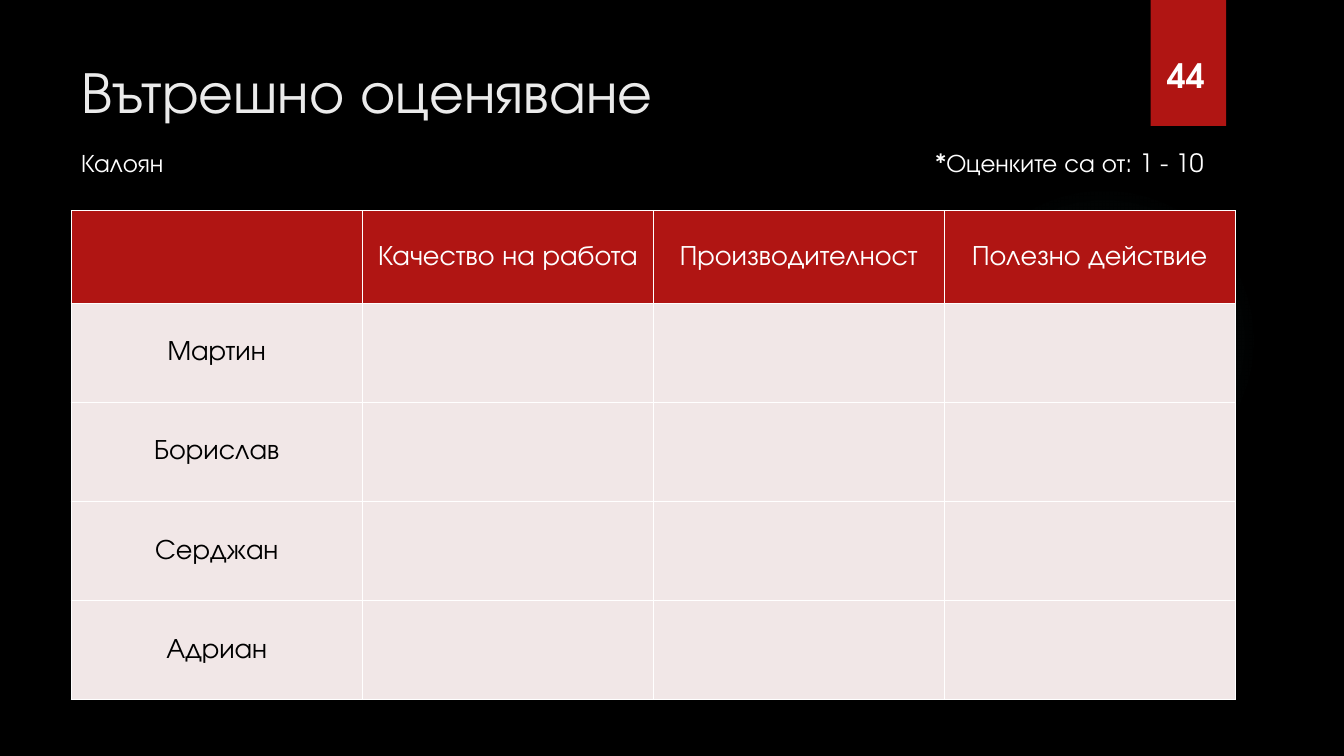
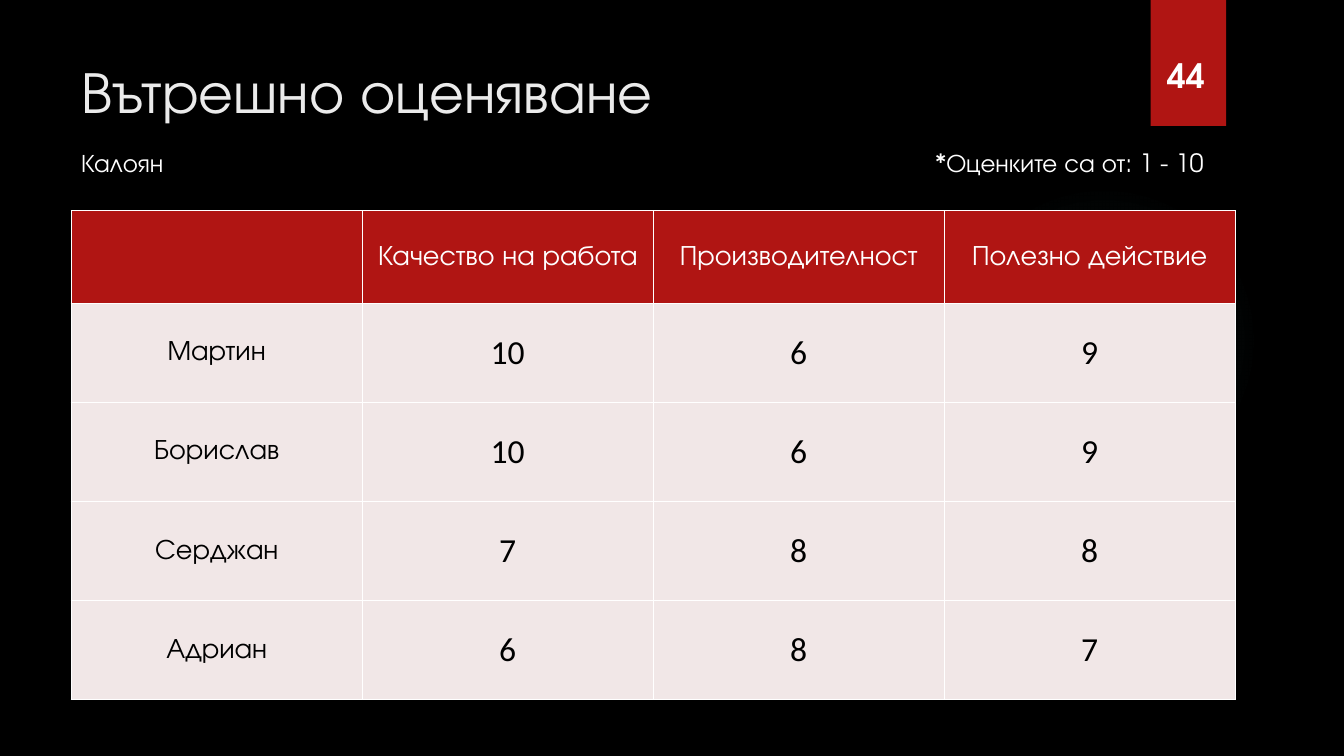
Before and after one commit to fahmiprasetya/PSS, a slide deck: slide 61 of I1/Current_Working_Directory/PSS ZA6TITA/ABM Presentation.pptx (slide 55 before the commit). Drawn at 1344x756 pixels with LibreOffice and Linux fonts; fonts in the diff are those of the drawing; background and template pictures are left out. Boxes give left, top, right and bottom in pixels: in the first picture for what was removed or moved away, otherwise in the second. Text is boxed around its words. In the diff, an @@ line names an element or a change of style, - is before the commit and + after.

```diff
--- a/I1/Current_Working_Directory/PSS ZA6TITA/ABM Presentation.pptx
+++ b/I1/Current_Working_Directory/PSS ZA6TITA/ABM Presentation.pptx
@@ table at [72,211,1237,700] @@
-row 2: Мартин |  |  | 
+row 2: Мартин | 10 | 6 | 9
-row 3: Борислав |  |  | 
+row 3: Борислав | 10 | 6 | 9
-row 4: Серджан |  |  | 
+row 4: Серджан | 7 | 8 | 8
-row 5: Адриан |  |  | 
+row 5: Адриан | 6 | 8 | 7
```
Also in this commit, not shown: 8 other slides changed, 6 slides added.
